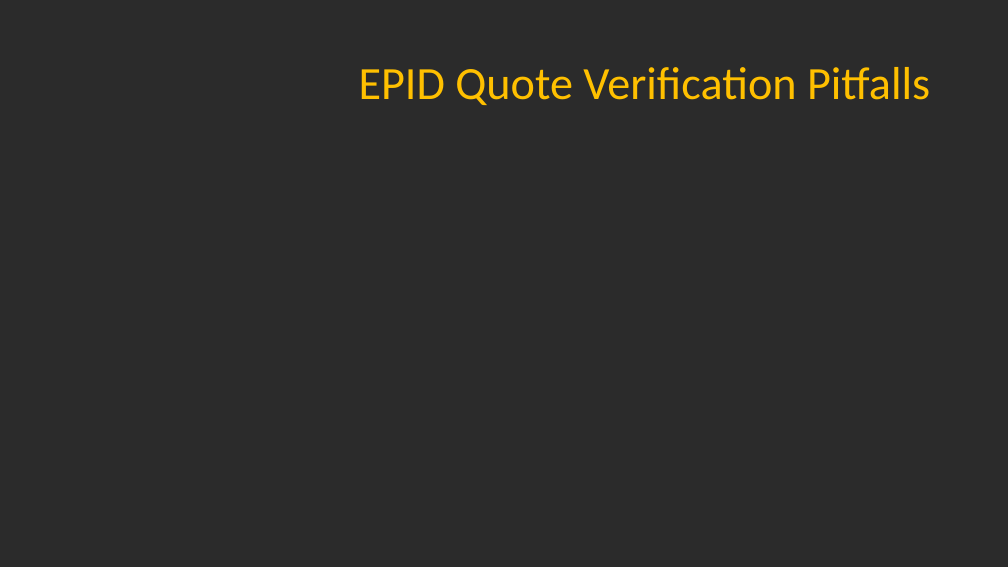
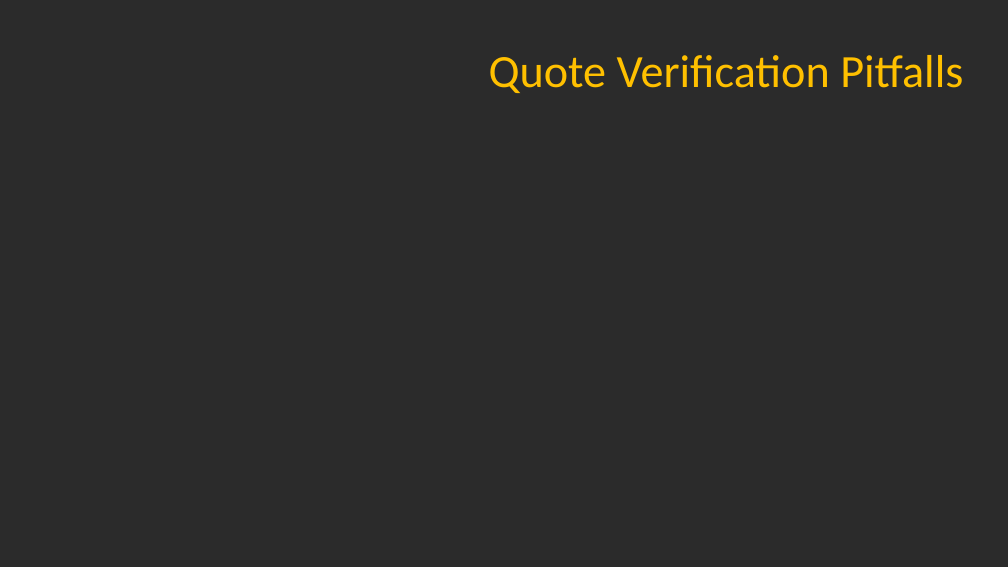
Before and after one commit to axelexic/sgx_remote_attestation_bh_17, a slide deck: slide 19 of presentation/us-17-Swami-SGX-Remote-Attestation-Is-Not-Sufficient.pptx (slide 17 before the commit). Drawn at 1008x567 pixels with LibreOffice and Linux fonts; fonts in the diff are those of the drawing; background and template pictures are left out; a plain dark background stands for a picture behind light text. Boxes give left, top, right and bottom in pixels: in the first picture for what was removed or moved away, otherwise in the second. Text is boxed around its words. In the diff, an @@ line names an element or a change of style, - is before the commit and + after.

```diff
--- a/presentation/us-17-Swami-SGX-Remote-Attestation-Is-Not-Sufficient.pptx
+++ b/presentation/us-17-Swami-SGX-Remote-Attestation-Is-Not-Sufficient.pptx
@@ title at [489,55,963,93]: text changed @@
-EPID Quote Verification Pitfalls
+Quote Verification Pitfalls
```
Also in this commit, not shown: 6 other slides changed, 3 slides added, 1 slide removed, 3 other files.
